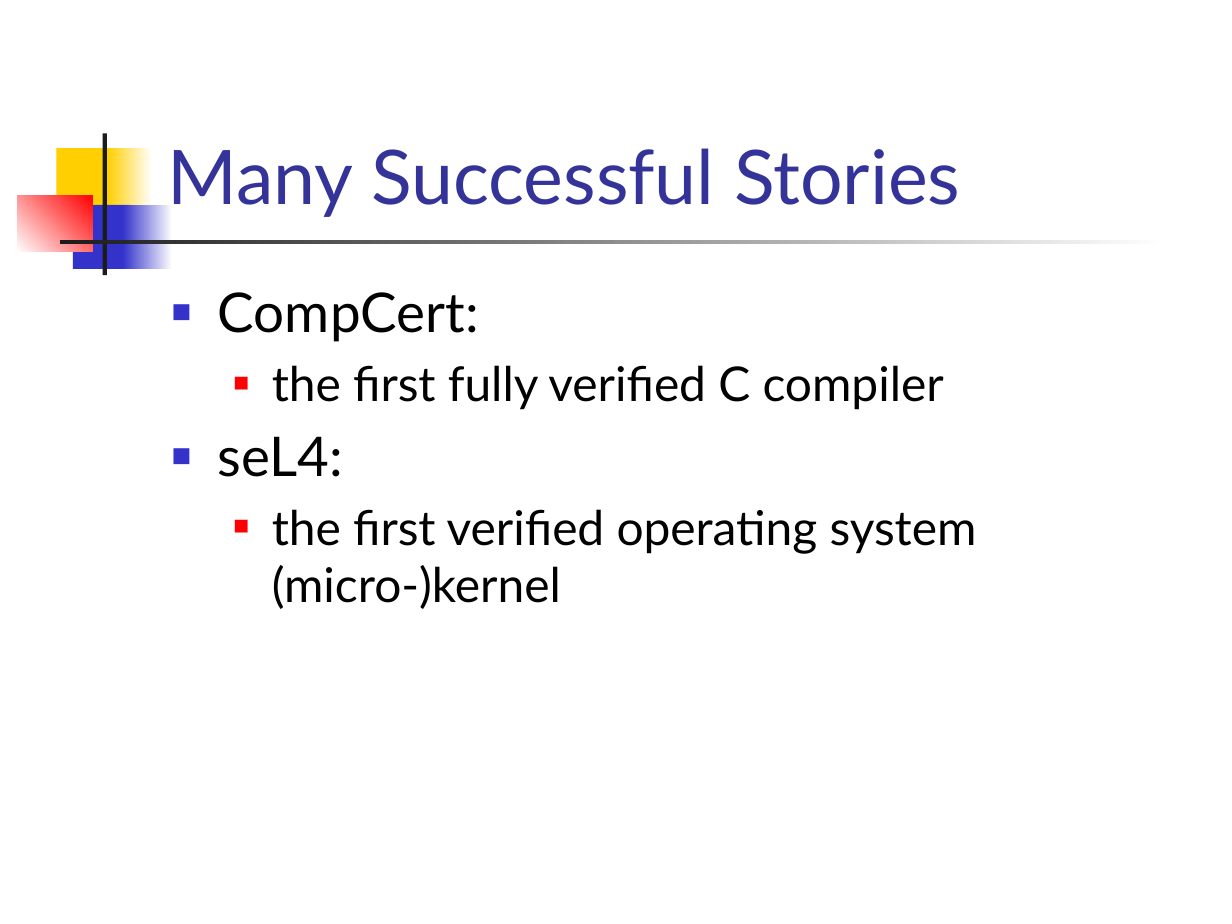
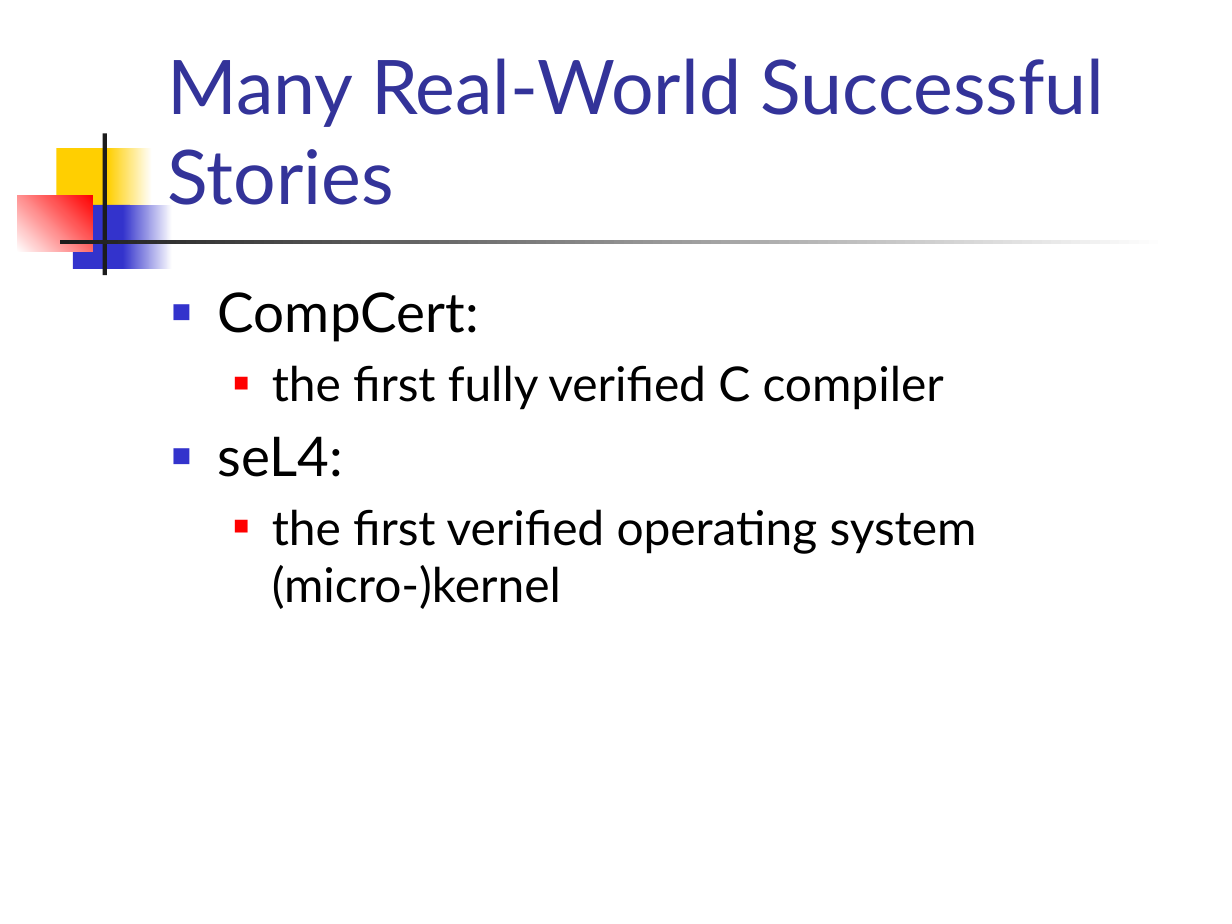
Before and after one commit to csslab-ustc/csslab-ustc.github.io, a slide deck: slide 6 of courses/theory/slides/lec18-hoare.pptx. Drawn at 1232x924 pixels with LibreOffice and Linux fonts; fonts in the diff are those of the drawing. Boxes give left, top, right and bottom in pixels: in the first picture for what was removed or moved away, otherwise in the second. Text is boxed around its words. In the diff, an @@ line names an element or a change of style, - is before the commit and + after.

```diff
--- a/courses/theory/slides/lec18-hoare.pptx
+++ b/courses/theory/slides/lec18-hoare.pptx
@@ title at box(167, 58, 1105, 205): text changed @@
-Many Successful Stories
+Many Real-World Successful Stories
```
Also in this commit, not shown: 8 other slides changed, 18 slides added, 4 other files.
